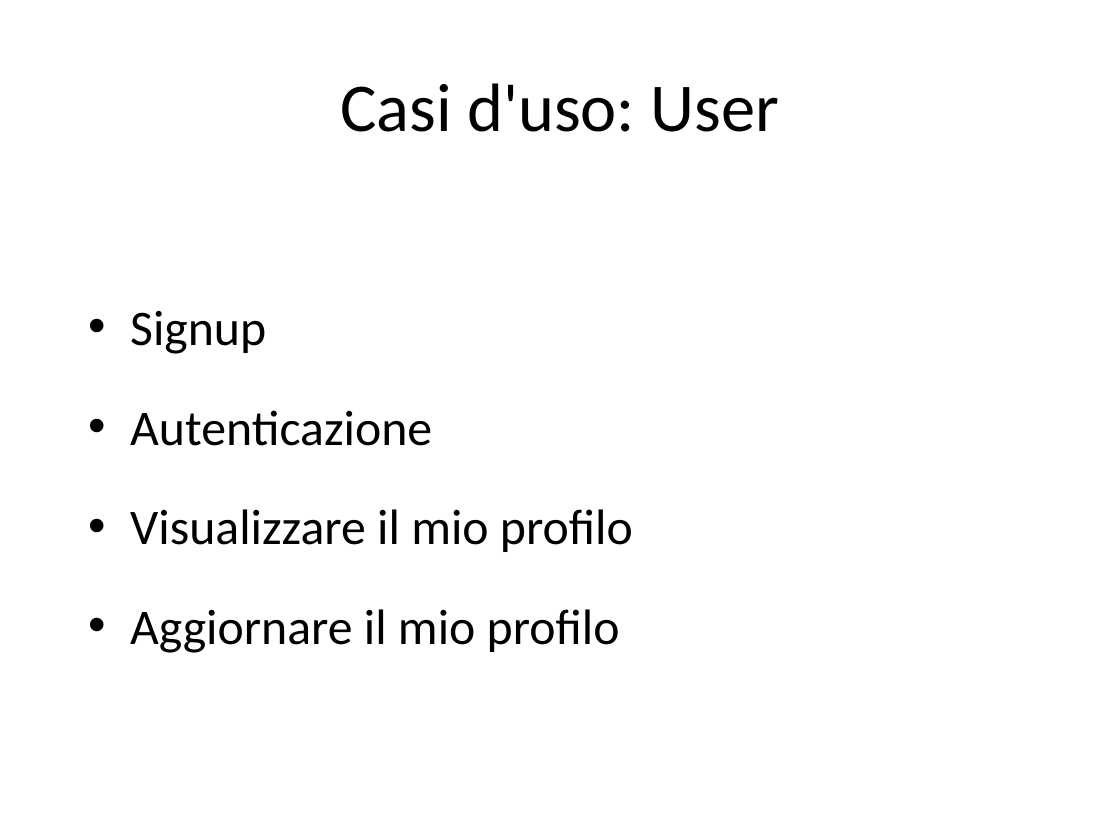
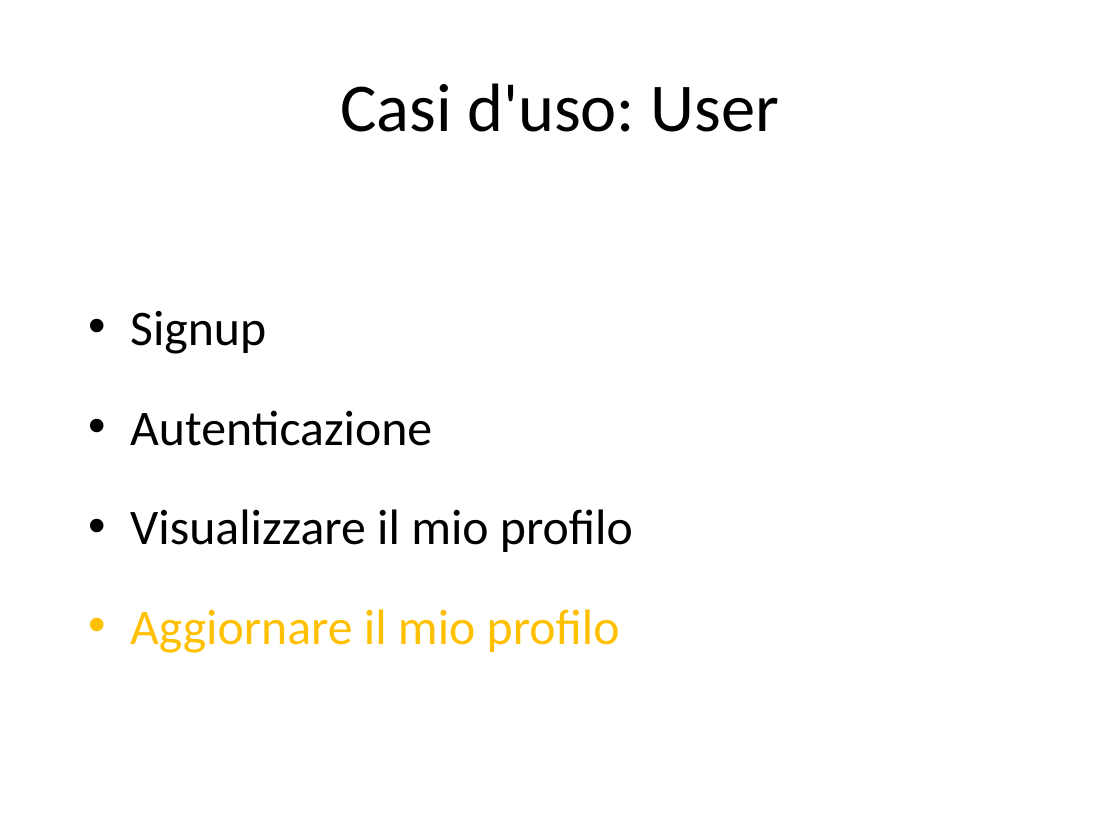
Before and after one commit to JohnnyWalkerRed/SIW-ProjectManager, a slide deck: slide 6 of Direttive progetto e class diagram/siw-progetto-giugno-2020.pptx. Drawn at 1120x840 pixels with LibreOffice and Linux fonts; fonts in the diff are those of the drawing. Boxes give left, top, right and bottom in pixels: in the first picture for what was removed or moved away, otherwise in the second. Text is boxed around its words. In the diff, an @@ line names an element or a change of style, - is before the commit and + after.

```diff
--- a/Direttive progetto e class diagram/siw-progetto-giugno-2020.pptx
+++ b/Direttive progetto e class diagram/siw-progetto-giugno-2020.pptx
@@ text at [130, 609, 620, 653]: text colour #000000 to #FFC000 in "Aggiornare il mio profilo" @@
```
Also in this commit, not shown: 5 other slides changed.
